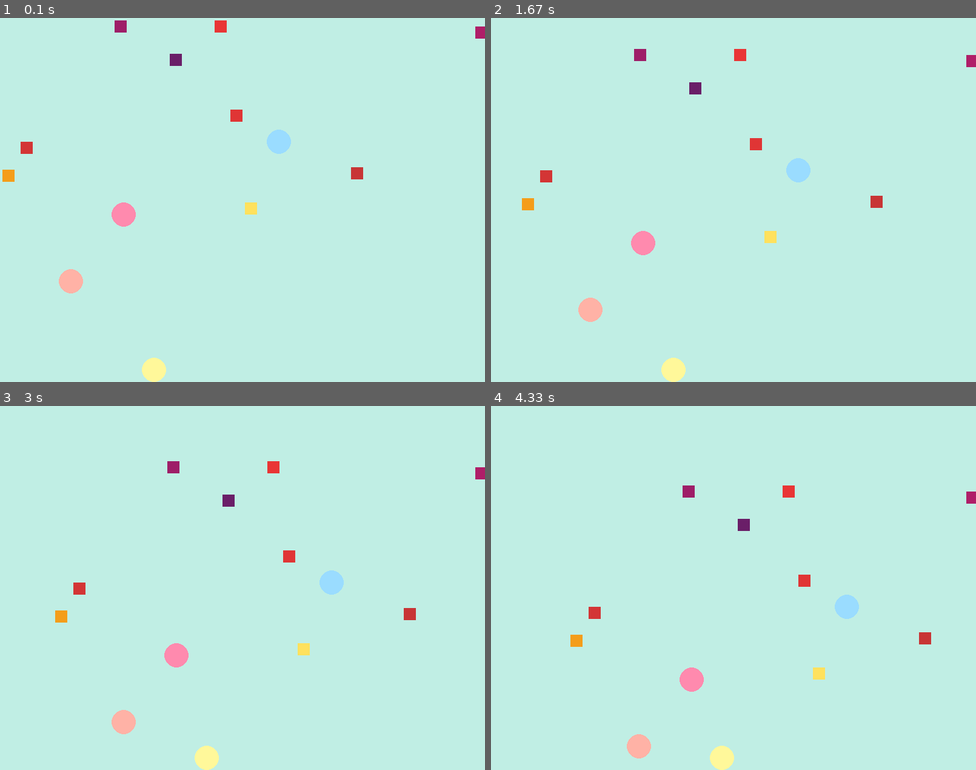
Above: before the commit, frames 1-4 (two rows, left to right).
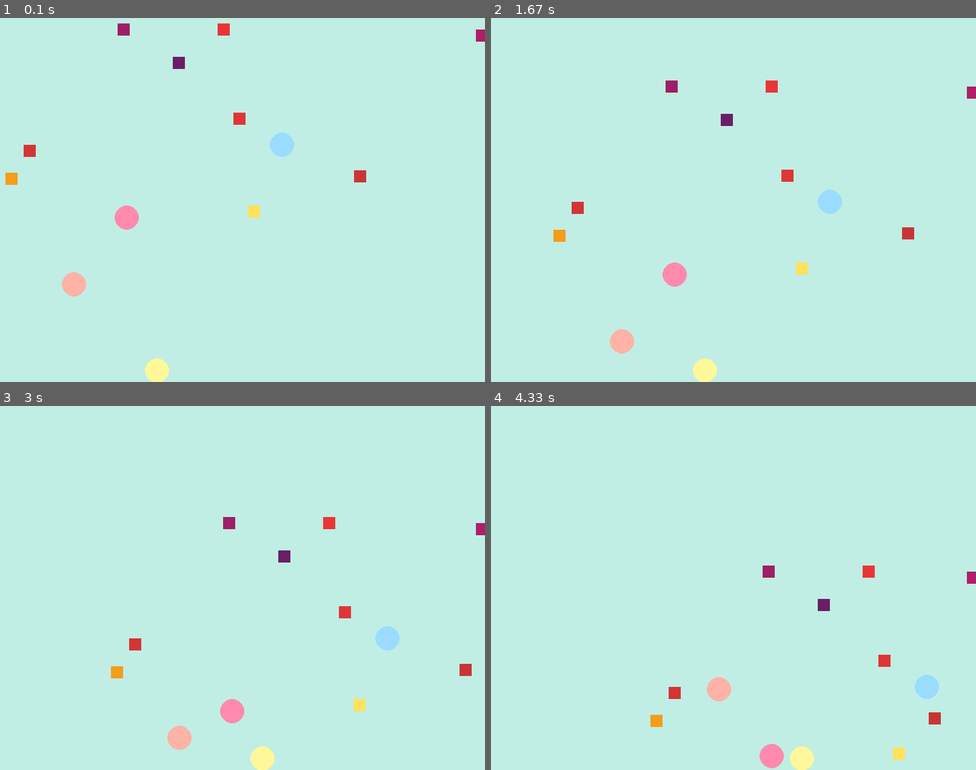
Above: after the commit, the same moments.

Repository: pettdev/Juego-de-Bolillas-PyGame
Game: pygame game, started from main.py
Same seed, same stepped clock (60 frames per second), same inputs: the game is played once before the commit and once after it.
Inputs:
- Up to frame 1 (0.1 s): no input
- Up to frame 2 (1.67 s): no input
- Up to frame 3 (3 s): no input
- Up to frame 4 (4.33 s): no input

The runs differ from the first frame. In frame 1, 1.0% of the frame differs, in the area x 0-100%, y 0-100%; in frame 2, 3.5%; in frame 3, 3.5%; in frame 4, 3.5%, in the area x 16-100%, y 21-100%.

Commit message:
Bug solucionado y explicado de las  figuras estacandose en un eje

Diff:
--- a/figuras_mias.py
+++ b/figuras_mias.py
@@ -22,15 +22,20 @@
 
     def mover(self):
         self.pos_x += self.vx
+        print('self.pos_x += self.vx =', self.pos_x)
         self.pos_y += self.vy
 
         if self.pos_x >= self.lim_x or self.pos_x <= 0:
             self.vx *= -1
+            print('self.vx *= -1 =', self.vx)
         if self.pos_y >= self.lim_y or self.pos_y <= 0:
             self.vy *= -1
 
 
     def dibujar(self):
+        print('pos_x dibujar:', self.pos_x)
+        print('vx dibujar:', self.vx)
+
         pg.draw.rect(self.surface, (self.color), (self.pos_x, self.pos_y, self.ancho, self.alto))
 
 
--- a/main.py
+++ b/main.py
@@ -13,11 +13,14 @@
 pg.display.set_caption("Bolillas Rebotando") # Titulo para la ventana
 
 game_over = False
-velocidad = 0.5
+velocidad = 1
 
 cuadrado1 = Rectangulo(20, 20, (244, 157, 26), 0, 246, ancho_pant, alto_pant, pantalla_principal, velocidad)
 cuadrado2 = Rectangulo(20, 20, (233, 53, 53), 350, 0, ancho_pant, alto_pant, pantalla_principal, velocidad)
-cuadrado3 = Rectangulo(20, 20, (175, 30, 104), 784, 10, ancho_pant, alto_pant, pantalla_principal, velocidad) #falso en ambas condiciones linea 27 de la clase
+
+# cuadrado3 es un ejemplo de no sobrepasar el limite, se estanca subiendo y disminuyendo 1 paso en el eje x (784).
+cuadrado3 = Rectangulo(20, 20, (175, 30, 104), 784, 10, ancho_pant, alto_pant, pantalla_principal, velocidad)
+
 cuadrado4 = Rectangulo(20, 20, (224, 53, 53), 376, 147, ancho_pant, alto_pant, pantalla_principal, velocidad)
 cuadrado5 = Rectangulo(20, 20, (106, 30, 104), 276, 55, ancho_pant, alto_pant, pantalla_principal, velocidad)
 cuadrado6 = Rectangulo(20, 20, (200, 53, 53), 575, 242, ancho_pant, alto_pant, pantalla_principal, velocidad)
@@ -27,7 +30,10 @@
 cuadrado10 = Rectangulo(20, 20, (255, 225, 93), 400, 300, ancho_pant, alto_pant, pantalla_principal, velocidad)
 
 ball1 = Bola(20, (154, 220, 255), 456, 200, ancho_pant, alto_pant, pantalla_principal, velocidad)
-ball2 = Bola(20, (255, 248, 154), 250, 580, ancho_pant, alto_pant, pantalla_principal, velocidad) #falso en ambas condiciones linea 57 de la clase
+
+# ball2 es otro ejemplo de no sobrepasar el limite, se estanca subiendo y disminuyendo 1 paso en el eje y (580).
+ball2 = Bola(20, (255, 248, 154), 250, 580, ancho_pant, alto_pant, pantalla_principal, velocidad)
+
 ball3 = Bola(20, (255, 178, 166), 113, 430, ancho_pant, alto_pant, pantalla_principal, velocidad)
 ball4 = Bola(20, (255, 138, 174), 200, 320, ancho_pant, alto_pant, pantalla_principal, velocidad)
 
